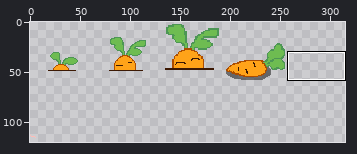
File history of a sprite sheet, assets/items.png. Above: a wide view before the commit, with the close-up outlined.
Close-up. Before the edit:
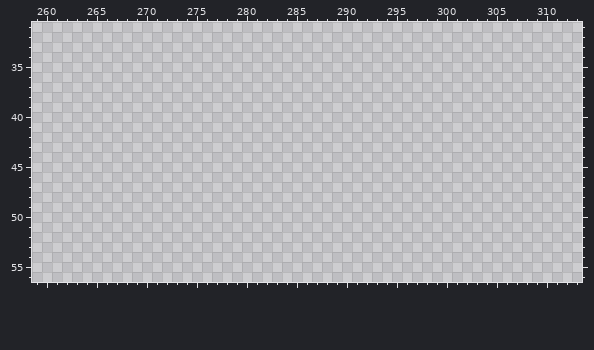
The file is 512x512 pixels. Shown: x 259..313, y 31..56. The wide view leaves out empty margins.
After the commit:
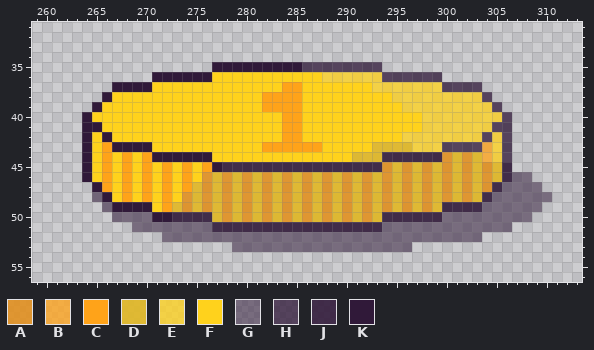
Palette (. is transparent): A #e18f1ee3  B #ffa319c3  C #ffa319  D #e1b721e3  E #ffd21cc3  F #ffd21c  G #3019398a  H #301939c3  J #301939e3  K #301939
From old to new:
@@ x 259..313 @@
 34 .......................................................
-35 .......................................................
-36 .......................................................
-37 .......................................................
-38 .......................................................
-39 .......................................................
-40 .......................................................
-41 .......................................................
-42 .......................................................
-43 .......................................................
-44 .......................................................
-45 .......................................................
-46 .......................................................
-47 .......................................................
-48 .......................................................
-49 .......................................................
-50 .......................................................
-51 .......................................................
-52 .......................................................
-53 .......................................................
+35 ..................KKKKKKKKKHHHHHHHH....................
+36 ............KKKKKKFFFFFFFFFFFEEEEEEHHHHHH..............
+37 ........KKKKFFFFFFFFFFFFFCCFFFFFFFEEEEEEEHHHH..........
+38 .......KFFFFFFFFFFFFFFFCCCCFFFFFFFFFEEEEEEEEEH.........
+39 ......KFFFFFFFFFFFFFFFFCCCCFFFFFFFFFFEEEEEEEEEH........
+40 .....KFFFFFFFFFFFFFFFFFFFCCFFFFFFFFFFFFEEEEEEEEH.......
+41 .....KKFFFFFFFFFFFFFFFFFFCCFFFFFFFFFFFFEEEEEEEHH.......
+42 .....KFKFFFFFFFFFFFFFFFFFCCFFFFFFFFFFEEEEEEEEHEH.......
+43 .....KFCKKKKFFFFFFFFFFFCCCCCCFFFFFDDDDEEEHHHHBEH.......
+44 .....KFCFCFCKKKKKKFFFFFFFFFFFFFFDDDJJJJJJADADBEH.......
+45 .....KFCFCFCFCFCFCKJJJJJJJJJJJJJJJJADADADADADADJ.......
+46 .....KFCFCFCFCFCFADADADADADADADADADADADADADADADJGG.....
+47 ......KCFCFCFCFCDADADADADADADADADADADADADADADAJGGGG....
+48 ......GKFCFCFCFADADADADADADADADADADADADADADADJGGGGGG...
+49 .......GKKKKFCDADADADADADADADADADADADADADJJJJGGGGGG....
+50 ........GGGGKKJJJJDADADADADADADADADJJJJJJGGGGGGGGG.....
+51 ..........GGGGGGGGJJJJJJJJJJJJJJJJJGGGGGGGGGGGGG.......
+52 .............GGGGGGGGGGGGGGGGGGGGGGGGGGGGGGGG..........
+53 ....................GGGGGGGGGGGGGGGGGG.................
 54 .......................................................
